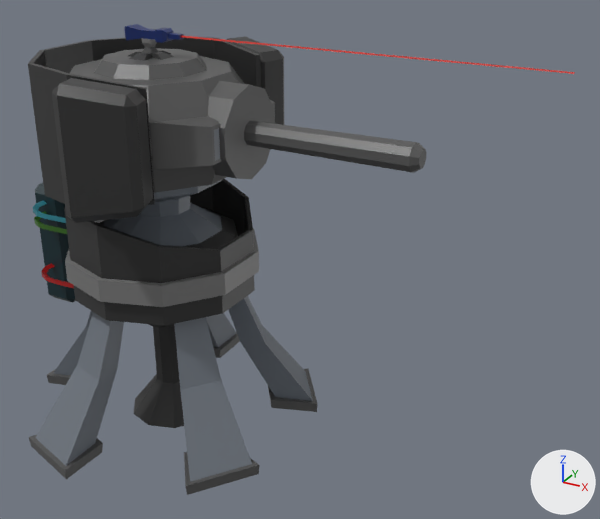
One commit to the FBX model Assets/_Project/Models/Turret 4.fbx: the scene before it, then after it.
Before and after are seen from a 50 mm camera at (1.045, 3.286, 1.084) aimed at (0.312, 4.62, 0.417). The axes (+X, +Y, +Z) are drawn at lower right. The lights are the same throughout. Where no turn or scale is listed for an object, it has been applied to the vertices.

The first picture shows 'Куб.006', 'Куб.008'.
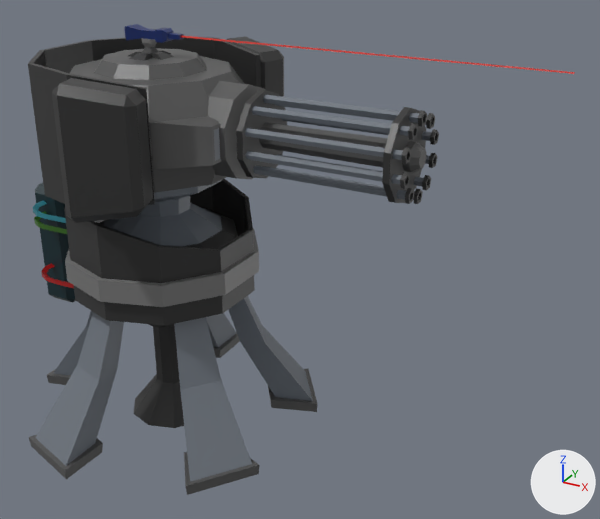
Scene script edits in JSON lines:
```json
{"op": "add", "block": "me_куб_055", "code": ["me_куб_055 = bpy.data.meshes.new('Куб.055')", "me_куб_055.from_pydata(...)  # 340 vertices, 294 faces; spans x 0.0..0.322, y -0.08..0.08, z -0.084..0.084", "me_куб_055.materials.append(mat_material)  # picture img_my_pallete_png"]}
{"op": "add", "block": "ob_куб_030", "code": ["ob_куб_030 = bpy.data.objects.new('Куб.030', me_куб_055)", "ob_куб_030.location = (0.246, 4.584, 0.673)"]}
```

Location of each change, (x1, y1, x2, y2) in pixels of the pictures (600 x 519 px):
```json
{"object": "Куб.030", "change": "added", "after": [236, 89, 439, 204]}
```
